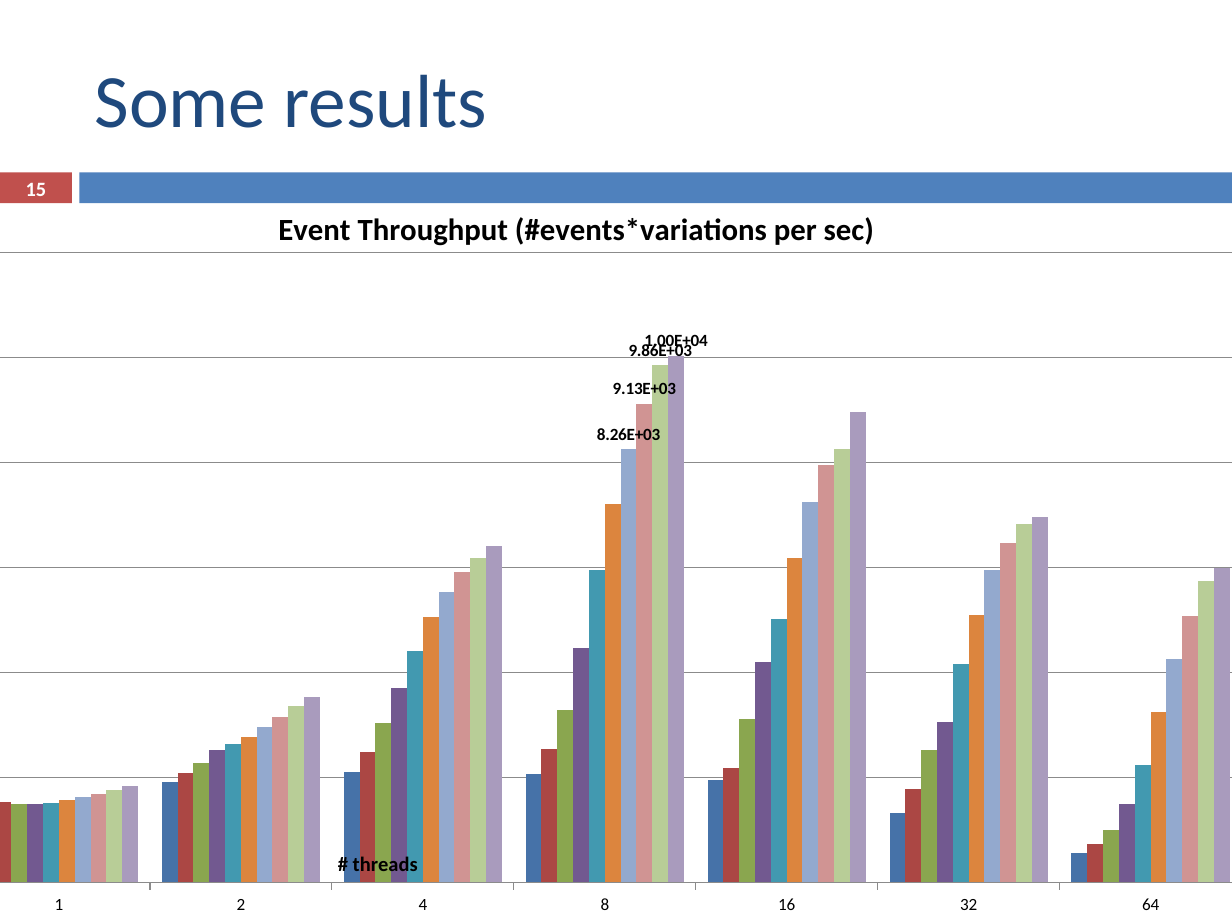
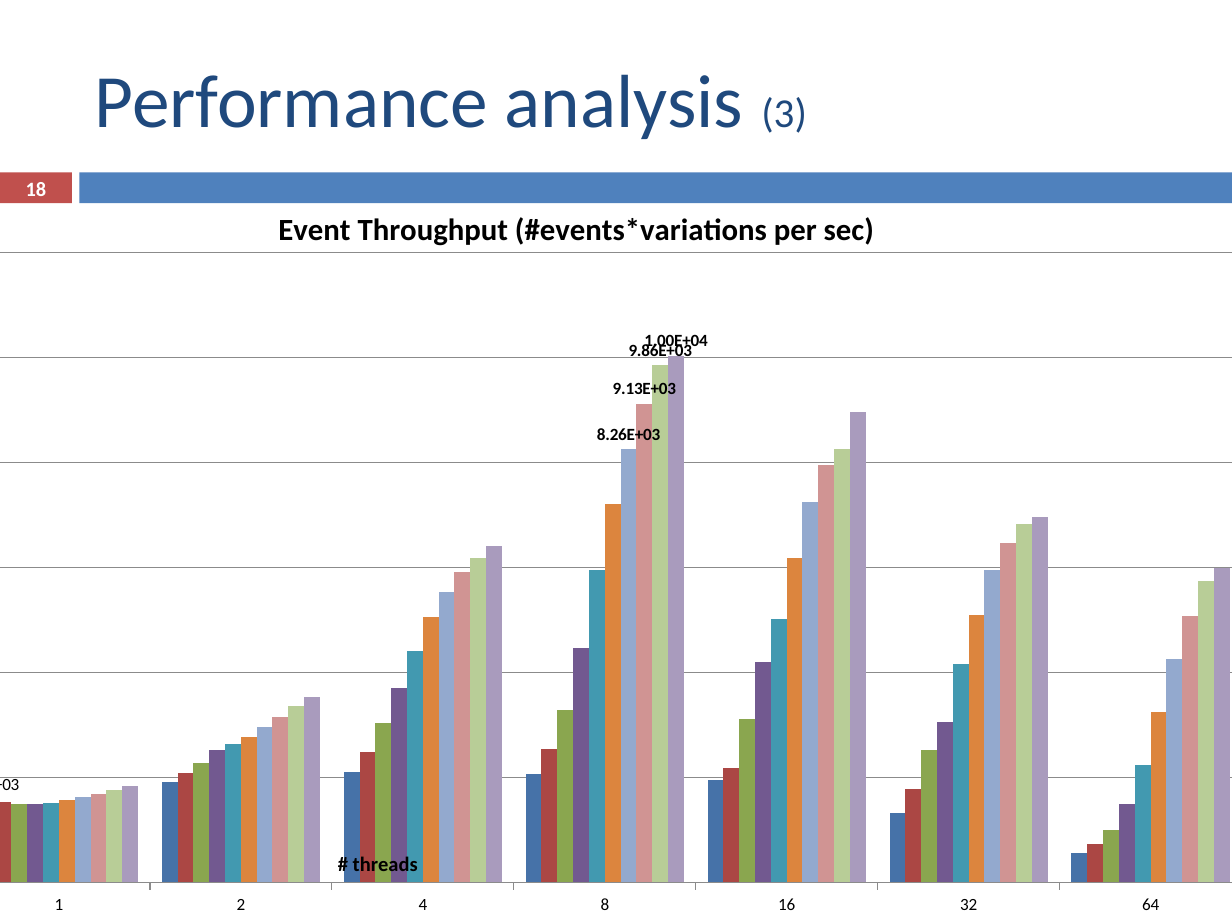
Before and after one commit to ampereira/mscthesis-liptool, a slide deck: slide 18 of doc/partial presentation/partial_presentation.pptx (slide 15 before the commit). Drawn at 1232x924 pixels with LibreOffice and Linux fonts; fonts in the diff are those of the drawing. Boxes give left, top, right and bottom in pixels: in the first picture for what was removed or moved away, otherwise in the second. Text is boxed around its words. In the diff, an @@ line names an element or a change of style, - is before the commit and + after.

```diff
--- a/doc/partial presentation/partial_presentation.pptx
+++ b/doc/partial presentation/partial_presentation.pptx
@@ title at <box>95,74,807,139</box>: text changed @@
-Some results
+Performance analysis (3)
@@ column chart at <box>0,205,1232,924</box> @@
-Series 1: 1600, 1900, 2100, 2100, 2000, 1300, 600
+Series 1: 1581.760302, 1914.832981, 2111.878007, 2065.465687, 1956.414708, 1330.404804, 563.945725
@@ data labels of Series 1 added @@
@@ value axis changed @@
@@ page number at <box>26,182,47,196</box>: text changed @@
-15
+18
```
Also in this commit, not shown: 18 other slides changed, 11 slides added, 4 slides removed, 20 other files.
